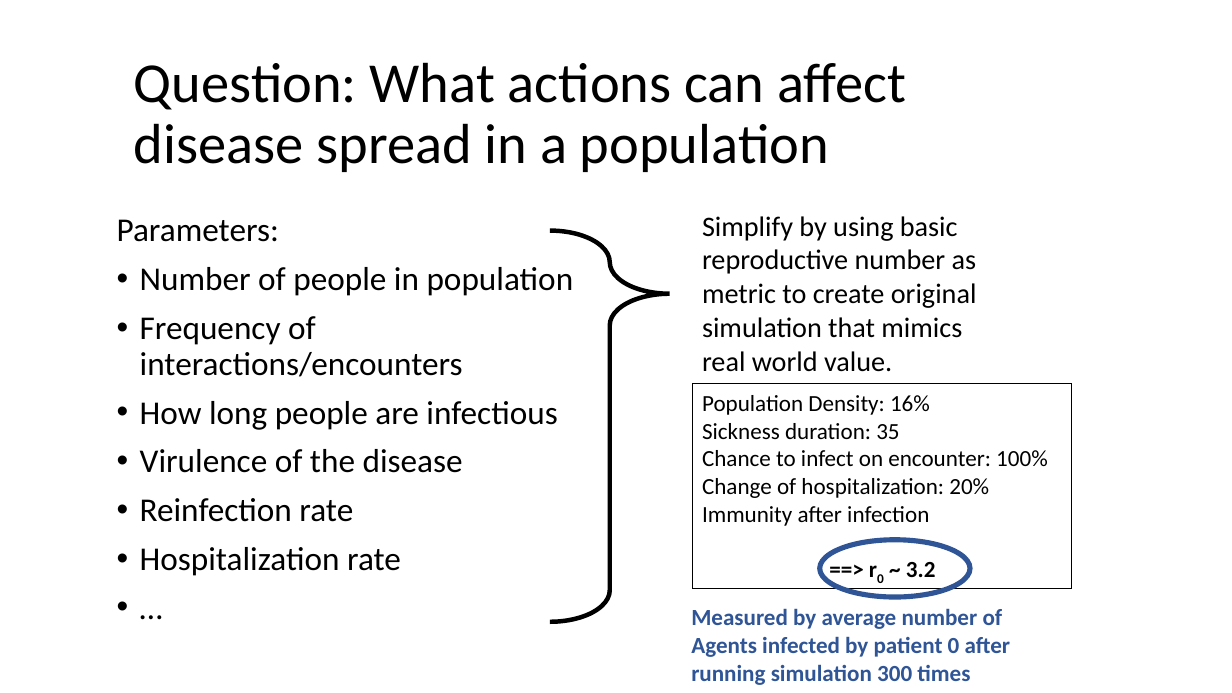
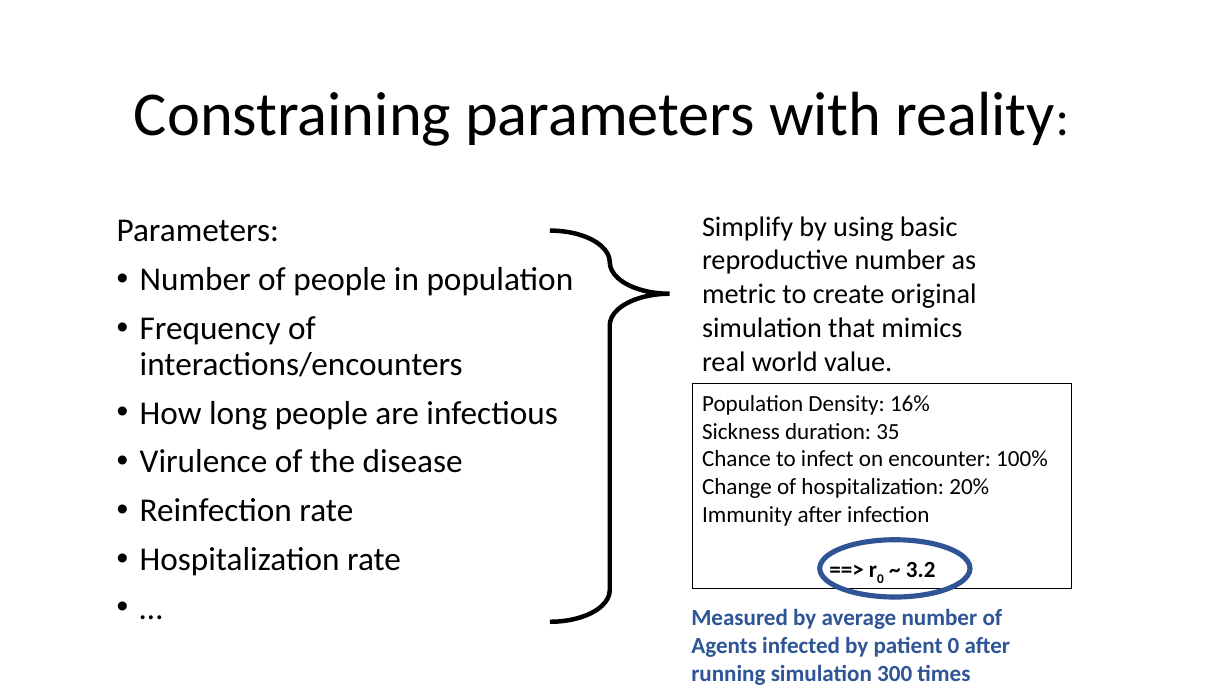
Before and after one commit to keklarup/VirusSpread, a slide deck: slide 7 of ABMpresentationCompressed.pptx. Drawn at 1232x693 pixels with LibreOffice and Linux fonts; fonts in the diff are those of the drawing. Boxes give left, top, right and bottom in pixels: in the first picture for what was removed or moved away, otherwise in the second. Text is boxed around its words. In the diff, an @@ line names an element or a change of style, - is before the commit and + after.

```diff
--- a/ABMpresentationCompressed.pptx
+++ b/ABMpresentationCompressed.pptx
@@ title at [134,91,1055,146]: text changed; size 44 to 48.6 pt @@
-Question: What actions can affect disease spread in a population
+Constraining parameters with reality:
```
Also in this commit, not shown: 10 other slides changed, 4 other files.
